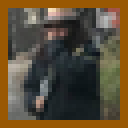
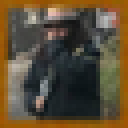
Revision of a layered 128 x 128 image; what changed, layer by layer:
painted on "Layer 0" over box(0, 0, 128, 128)
